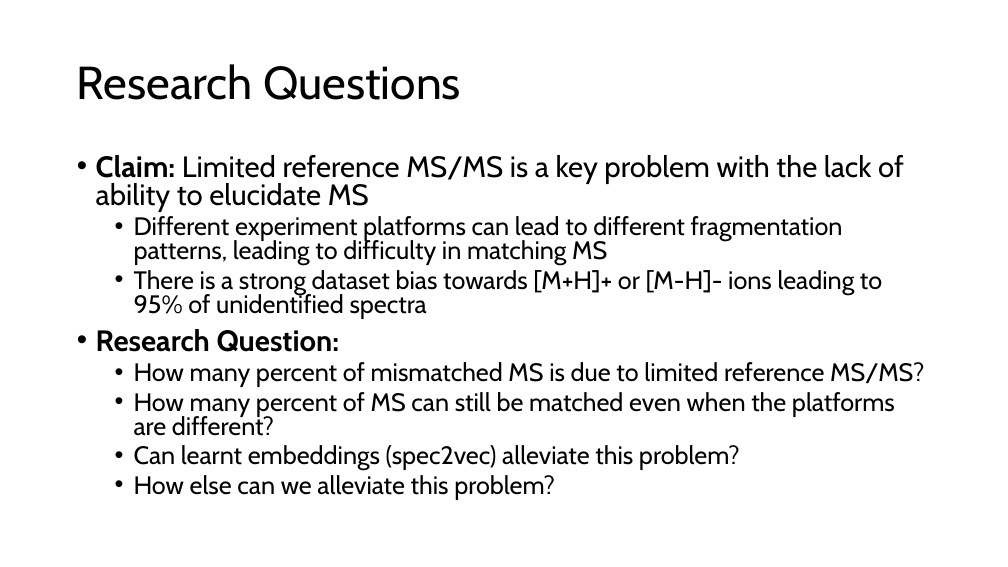
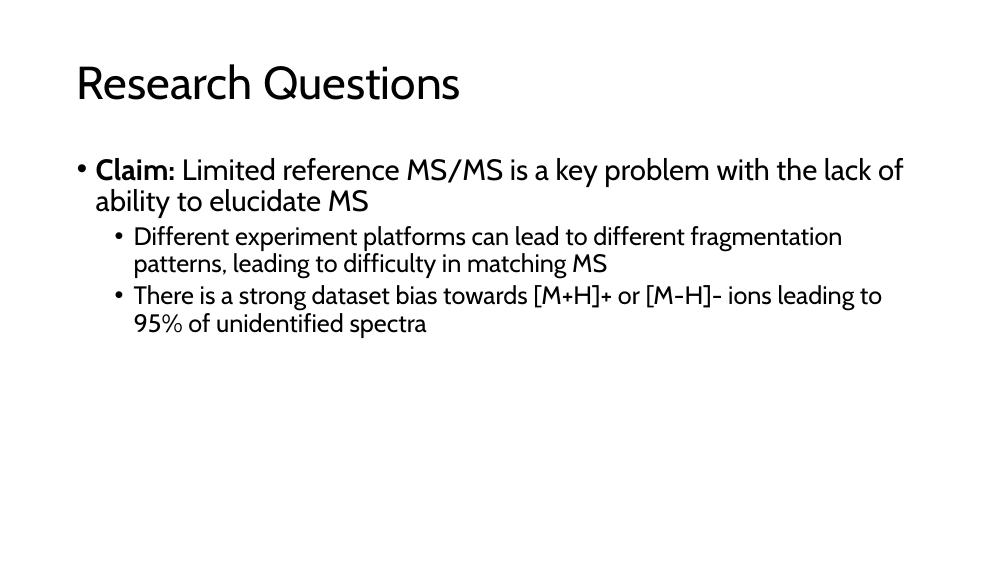
Before and after one commit to serenaklm/ML_MS_analysis, a slide deck: slide 7 of updates/research_report_CSE_w_MSMS.pptx (slide 6 before the commit). Drawn at 1008x567 pixels with LibreOffice and Linux fonts; fonts in the diff are those of the drawing. Boxes give left, top, right and bottom in pixels: in the first picture for what was removed or moved away, otherwise in the second. Text is boxed around its words. In the diff, an @@ line names an element or a change of style, - is before the commit and + after.

```diff
--- a/updates/research_report_CSE_w_MSMS.pptx
+++ b/updates/research_report_CSE_w_MSMS.pptx
@@ text "Claim: Limited reference MS/MS is ..." at [96,158,904,338]: line spacing 0.8 to 0.9 @@
@@ text at [96,329,924,500]: paragraphs removed @@
-• Research Question:
-  • How many percent of mismatched MS is due to limited reference MS/MS?
-  • How many percent of MS can still be matched even when the platforms are different?
-  • Can learnt embeddings (spec2vec) alleviate this problem?
-  • How else can we alleviate this problem?
```
Also in this commit, not shown: 5 slides added, 3 other files.
